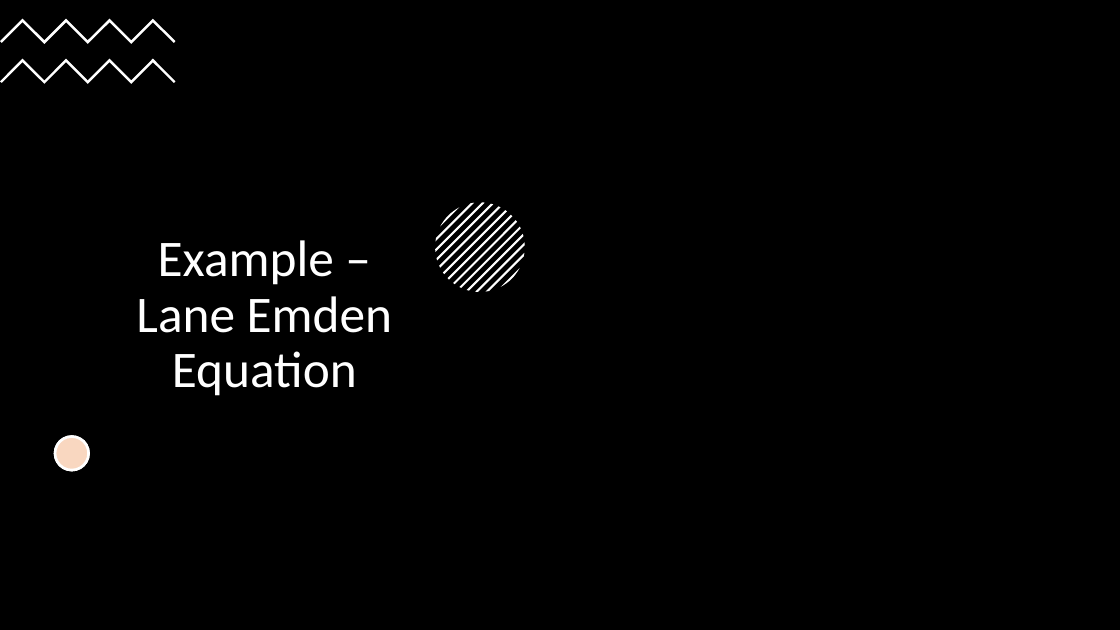
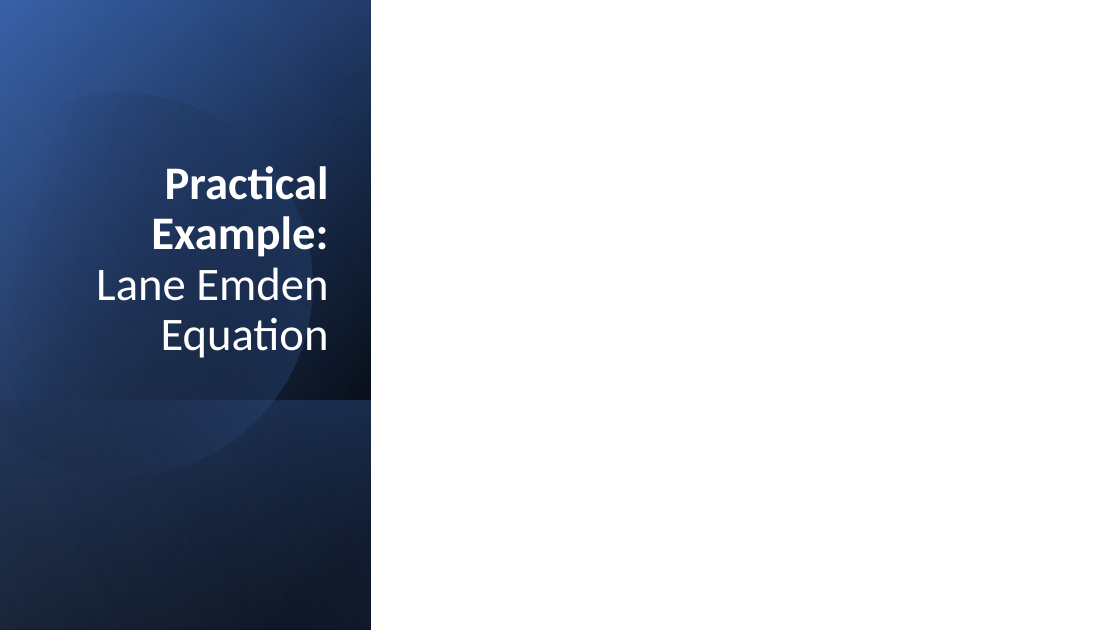
Before and after one commit to max1-98/Project-3, a slide deck: slide 6 of Presentation.pptx (slide 10 before the commit). Drawn at 1120x630 pixels with LibreOffice and Linux fonts; fonts in the diff are those of the drawing; grey boxes stand for pictures. Boxes give left, top, right and bottom in pixels: in the first picture for what was removed or moved away, otherwise in the second. Text is boxed around its words. In the diff, an @@ line names an element or a change of style, - is before the commit and + after.

Commit message:
Added additional solvers to Lane-Emden, Error Checker and Time Recorder

```diff
--- a/Presentation.pptx
+++ b/Presentation.pptx
@@ rectangle at bbox=[0, 0, 1120, 630]: fill #000000 to #FFFFFF @@
@@ freeform shape removed at bbox=[0, 18, 176, 44] @@
@@ rectangle added at bbox=[0, 0, 371, 630], fill gradient #000000 to #2F5597 @@
@@ rectangle added at bbox=[0, 1, 371, 630], fill gradient #000000 to #4472C4 @@
@@ rectangle added at bbox=[0, 0, 371, 629], fill gradient #000000 to #8FAADC @@
@@ freeform shape removed at bbox=[0, 59, 176, 84] @@
@@ freeform shape added at bbox=[0, 47, 359, 515], fill gradient #000000 to #4472C4 @@
@@ title "Practical Example: Lane Emden Equation" at bbox=[96, 166, 329, 358]: vertical alignment middle to bottom @@
@@ title at bbox=[96, 166, 329, 358]: text changed; size 44 to 40 pt; bold on @@
-Example – Lane Emden Equation
+Practical Example:
+Lane Emden Equation
@@ group removed at bbox=[435, 202, 525, 292]: 13 freeform shapes @@
@@ rectangle added at bbox=[0, 400, 371, 630], fill gradient #4472C4 to #000000 @@
@@ ellipse removed at bbox=[55, 437, 89, 471] @@
@@ ellipse removed at bbox=[55, 437, 89, 471] @@
```
Also in this commit, not shown: 1 other slide changed, 8 slides added, 17 slides removed, 43 other files.
